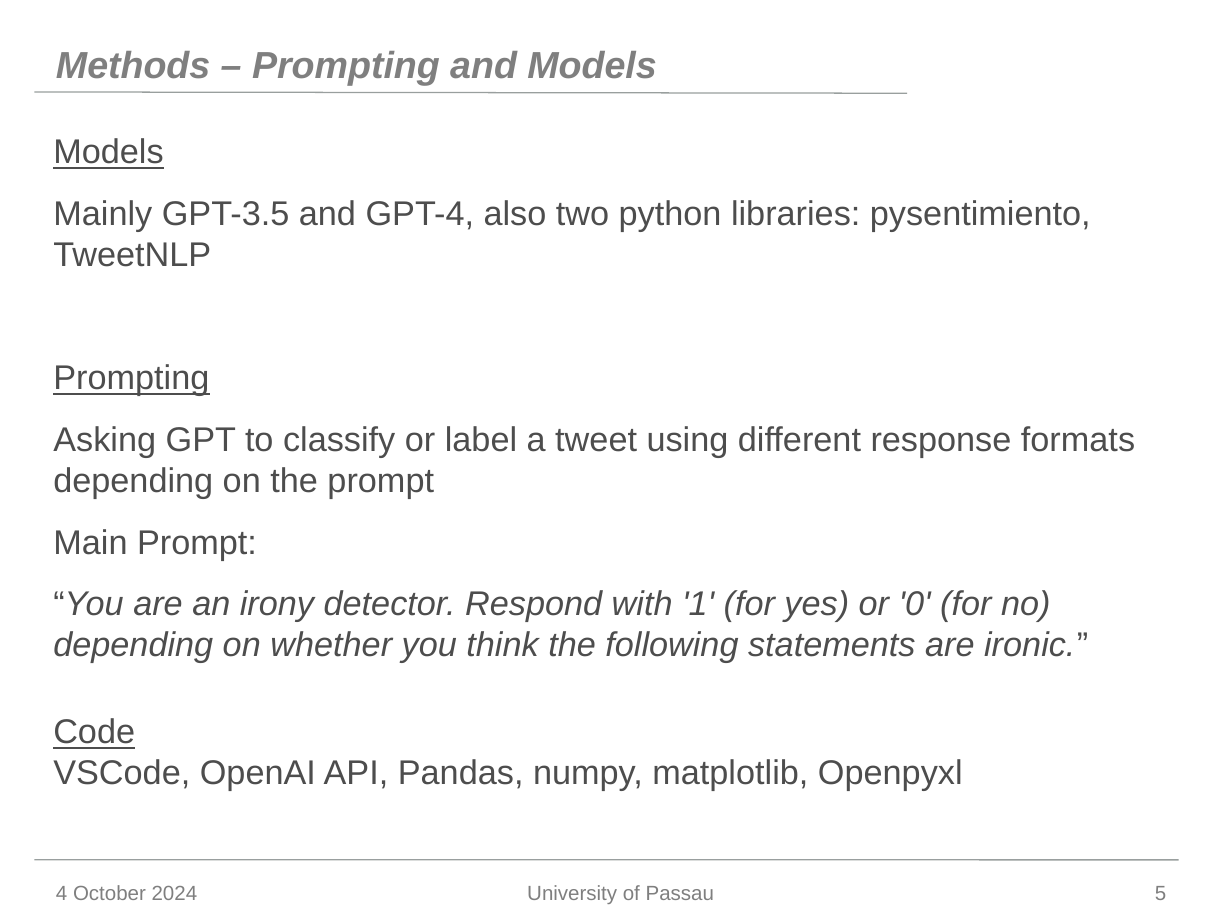
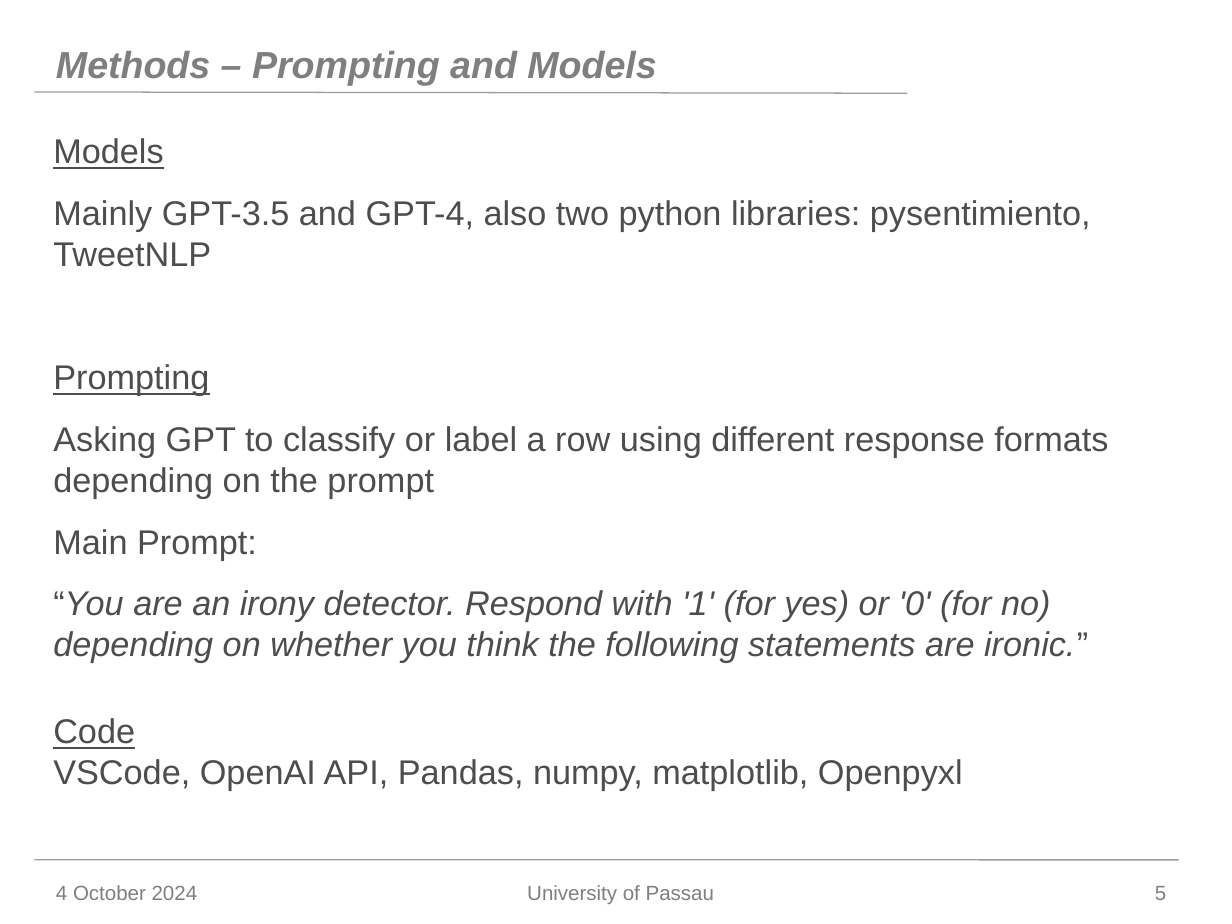
Before and after one commit to Jonas-Barth/bachelor, a slide deck: slide 5 of Writing/Präsentation - Kopie.pptx. Drawn at 1232x924 pixels with LibreOffice and Linux fonts; fonts in the diff are those of the drawing; background and template pictures are left out. Boxes give left, top, right and bottom in pixels: in the first picture for what was removed or moved away, otherwise in the second. Text is boxed around its words. In the diff, an @@ line names an element or a change of style, - is before the commit and + after.

```diff
--- a/Writing/Präsentation - Kopie.pptx
+++ b/Writing/Präsentation - Kopie.pptx
@@ text at (53,426,1108,499): text changed @@
-Asking GPT to classify or label a tweet using different response formats depending on the prompt
+Asking GPT to classify or label a row using different response formats depending on the prompt
```
Also in this commit, not shown: 4 other slides changed.
